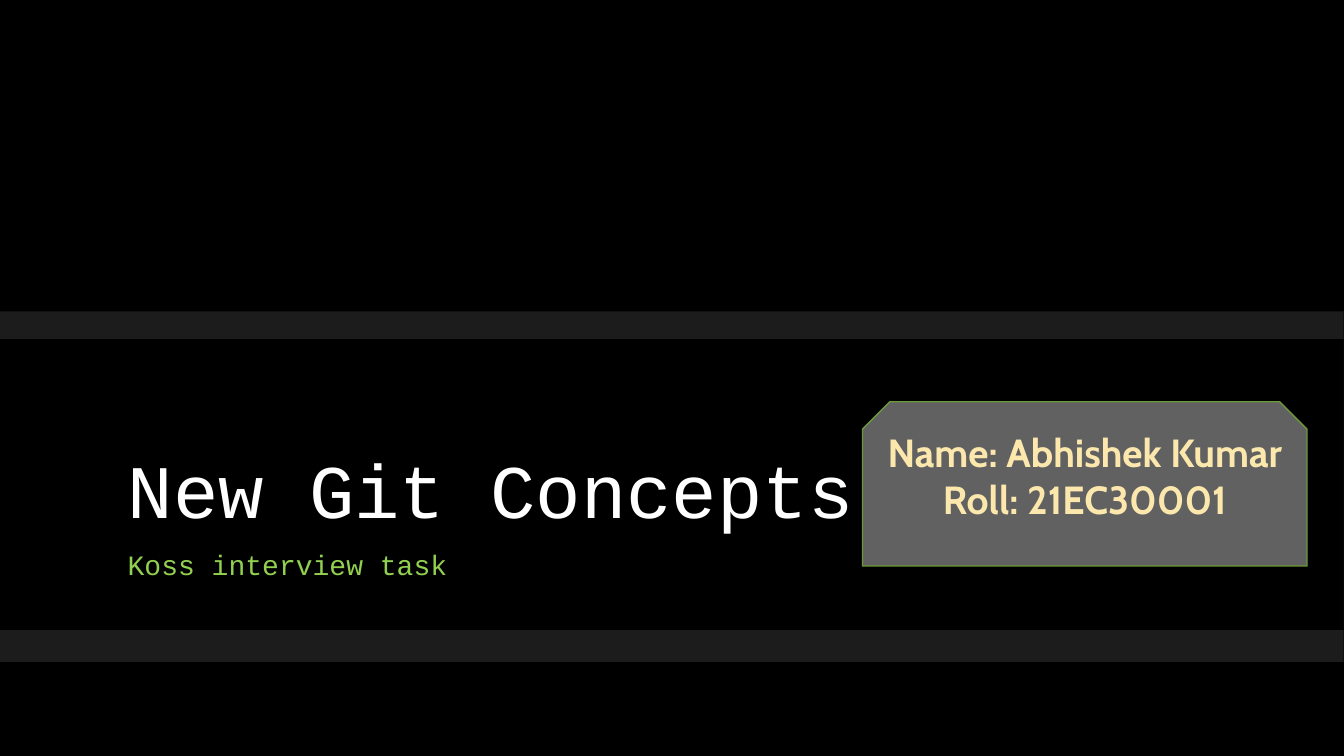
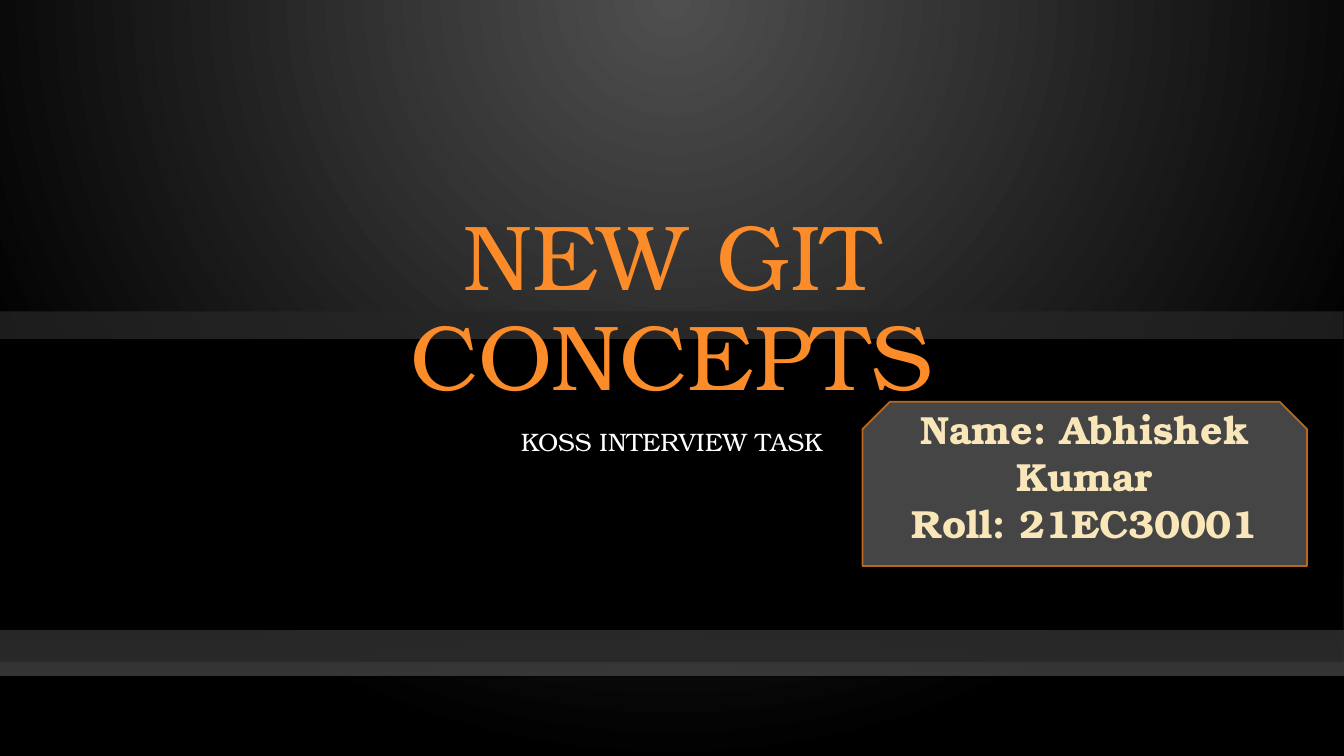
Before and after one commit to gwydion67/KOSS-presentation, a slide deck: slide 1 of New Git Concepts.pptx. Drawn at 1344x756 pixels with LibreOffice and Linux fonts; fonts in the diff are those of the drawing; background and template pictures are left out. Boxes give left, top, right and bottom in pixels: in the first picture for what was removed or moved away, otherwise in the second. Text is boxed around its words. In the diff, an @@ line names an element or a change of style, - is before the commit and + after.

```diff
--- a/New Git Concepts.pptx
+++ b/New Git Concepts.pptx
@@ background picture (left out) to gradient #505050 to #000000 @@
@@ title at box(411, 226, 933, 412): text changed; size 54 to 66 pt; font Courier New to TeX Gyre Bonum; text colour #FFFFFF to #FB8C29 @@
-New Git Concepts
+NEW GIT CONCEPTS
@@ rectangle added at box(0, 399, 1344, 676), fill gradient #454545 @@
@@ snip same rect "Name: Abhishek Kumar" at box(863, 402, 1308, 567): font Cabin to TeX Gyre Bonum, text colour #FCE7AD to #FAE7B9, letter outline #F7C331 1.75 pt to #F2C351 1.75 pt; fill #626262 to #454545; outline #6C9A3B 1 pt to #BA681E 1.25 pt @@
@@ subtitle at box(521, 433, 822, 452): text changed; size 20 to 18 pt; font Courier New to TeX Gyre Bonum; text colour #92D050 to #FFFFFF @@
-Koss interview task
+KOSS INTERVIEW TASK
@@ line added from (0, 677) to (1344, 677), #000001 1 pt @@
```
Also in this commit, not shown: 9 other slides changed, 6 slides added, 6 slides removed, 1 other file.
